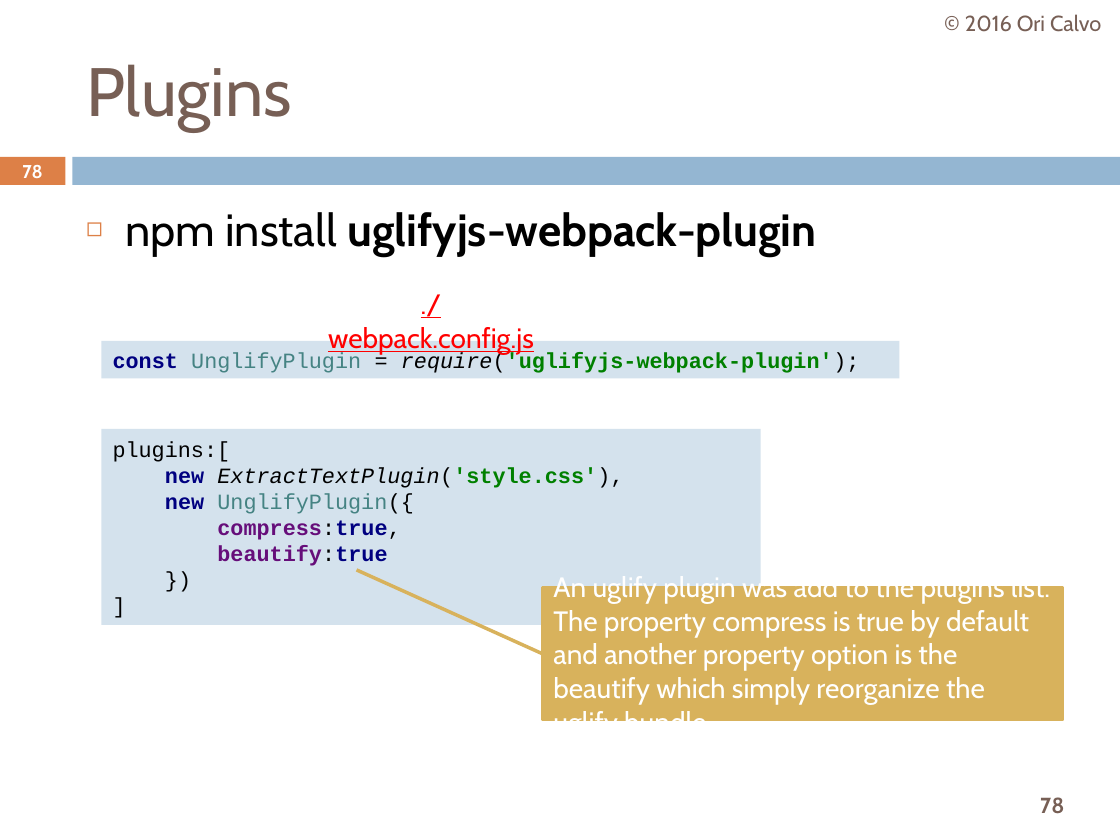
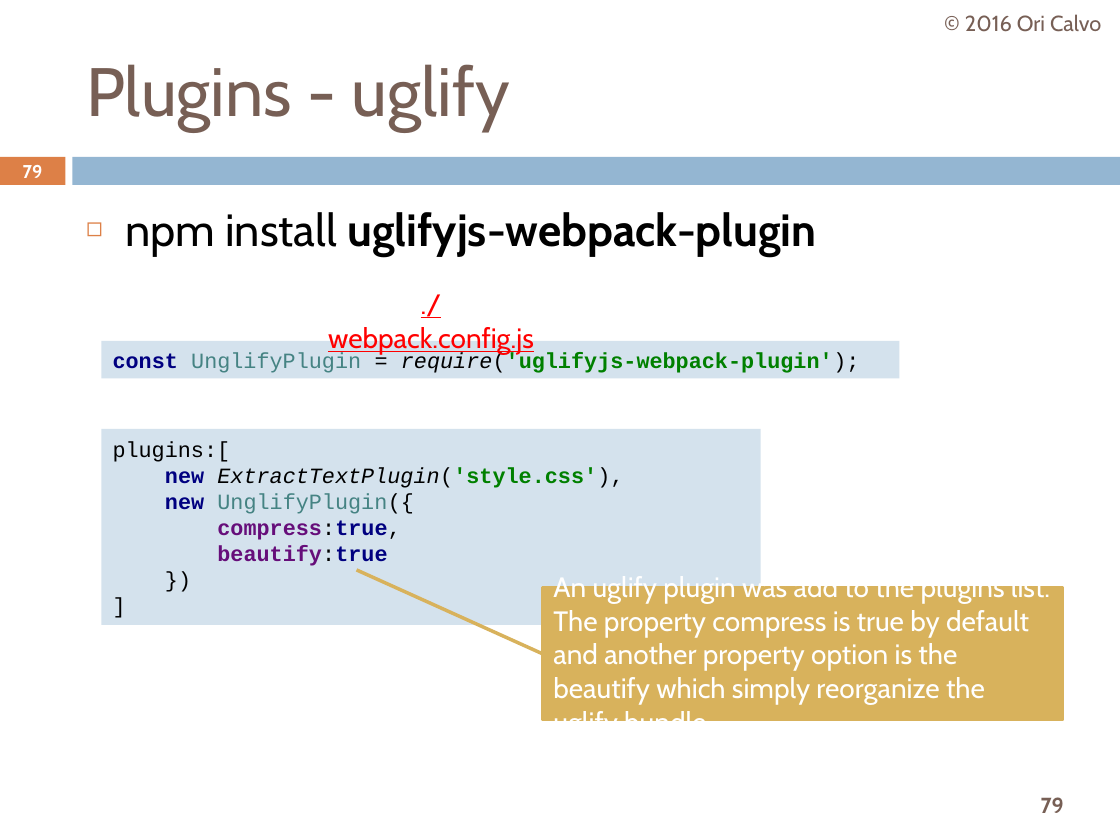
Before and after one commit to oricalvo/course-webpack, a slide deck: slide 79 of Webpack.pptx (slide 78 before the commit). Drawn at 1120x840 pixels with LibreOffice and Linux fonts; fonts in the diff are those of the drawing. Boxes give left, top, right and bottom in pixels: in the first picture for what was removed or moved away, otherwise in the second. Text is boxed around its words. In the diff, an @@ line names an element or a change of style, - is before the commit and + after.

```diff
--- a/Webpack.pptx
+++ b/Webpack.pptx
@@ title at [86,64,510,131]: text changed @@
-Plugins
+Plugins - uglify
@@ page number at [23,165,43,178]: text changed @@
-78
+79
@@ page number at [1041,797,1064,813]: text changed @@
-78
+79
```
Also in this commit, not shown: 81 other slides changed, 4 slides added.
